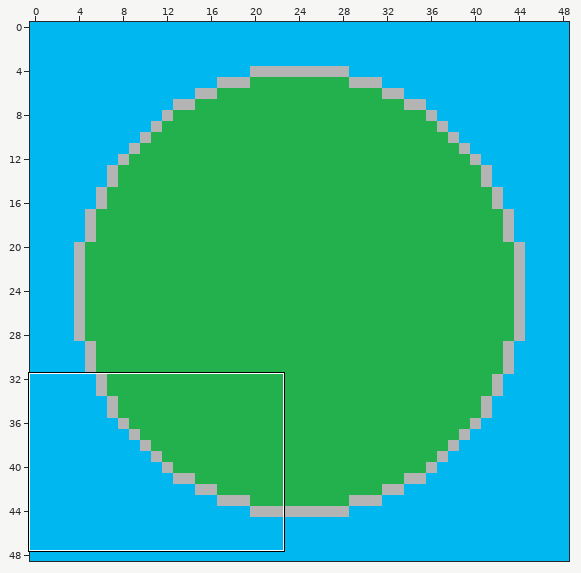
One commit to this Tiled map: novo_prototipo/Mapa/Mapas/floresta.tmx. Above: a wide view before the commit, with the close-up outlined.
Close-up. The starting point:
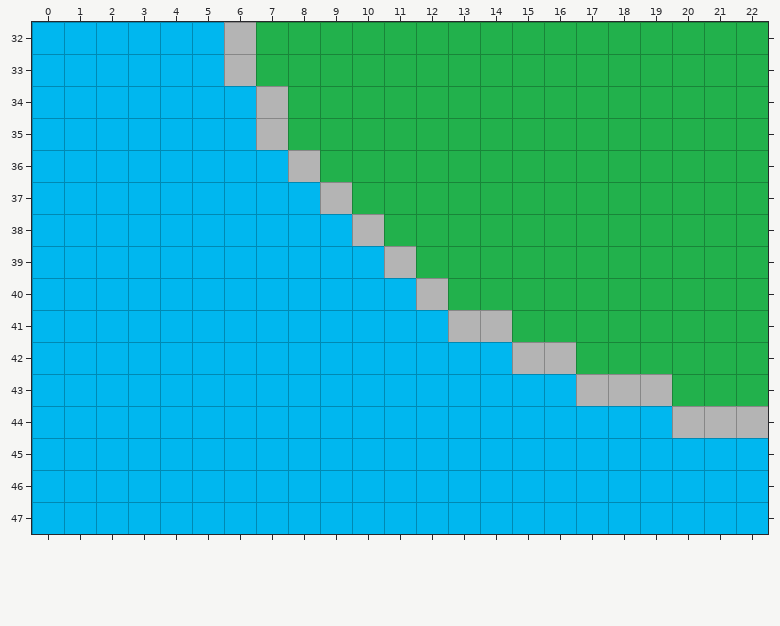
Cells are 64x64 px. Shown: x 0..22, y 32..47.
New version:
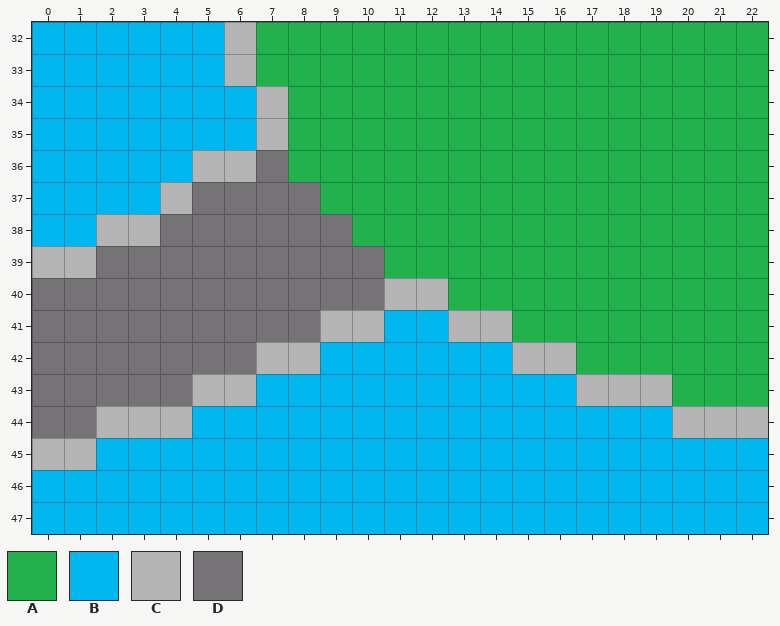
Key: from "tileset": A 0, B 2, C 3, D 10.
_ is an empty cell.
Tiles of an added or newly shown layer are drawn over the layers below it.
The edit:
Layer "Fundo":
y 36: x 7 B -> _
y 37: x 5..8 BBBB -> ____
y 38: x 4..9 BBBBBB -> ______
y 39: x 2..10 BBBBBBBBB -> _________
y 40: x 0..10 BBBBBBBBBBB -> ___________
y 41: x 0..8 BBBBBBBBB -> _________
y 42: x 0..6 BBBBBBB -> _______
y 43: x 0..4 BBBBB -> _____
y 44: x 0..1 BB -> __
Layer "Parede":
y 36: x 5..6 __ -> CC
y 37: x 4 _ -> C
y 38: x 2..3 __ -> CC
y 39: x 0..1 __ -> CC
y 40: x 11 _ -> C
y 41: x 9..10 __ -> CC
y 42: x 7..8 __ -> CC
y 43: x 5..6 __ -> CC
y 44: x 2..4 ___ -> CCC
y 45: x 0..1 __ -> CC
Layer "Grama":
y 36: x 8 _ -> A
y 37: x 9 _ -> A
y 38: x 10 _ -> A
y 39: x 11 _ -> A
Layer "Caminho" (added):
y 36: x 7 _ -> D
y 37: x 5..8 ____ -> DDDD
y 38: x 4..9 ______ -> DDDDDD
y 39: x 2..10 _________ -> DDDDDDDDD
y 40: x 0..10 ___________ -> DDDDDDDDDDD
y 41: x 0..8 _________ -> DDDDDDDDD
y 42: x 0..6 _______ -> DDDDDDD
y 43: x 0..4 _____ -> DDDDD
y 44: x 0..1 __ -> DD
Pixel boxes of the changes (left, top, right, bottom) in both close-ups:
changed: (32, 150, 416, 470)
